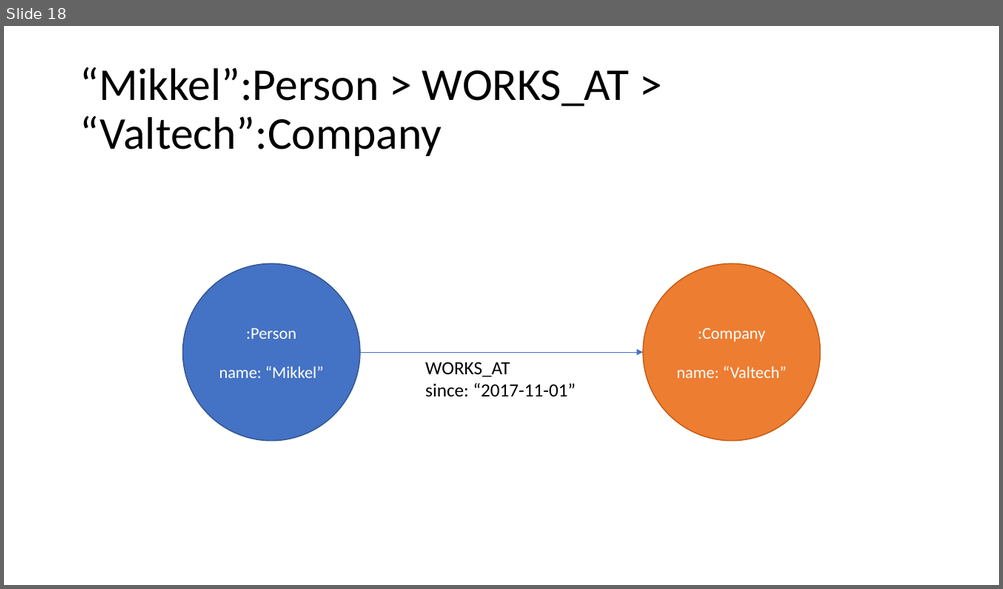
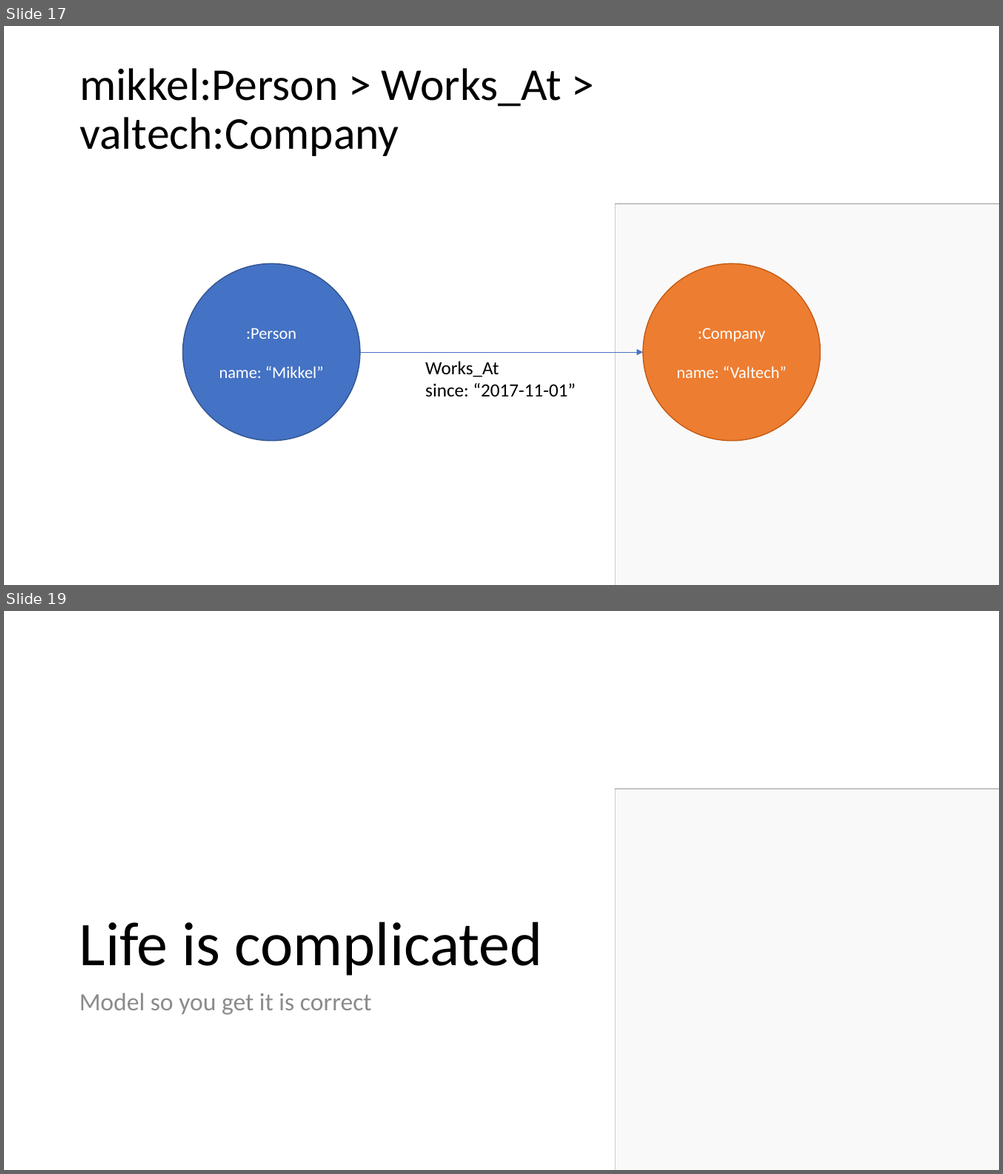
Before and after one commit to mikkelvalentinsorensen/MikValSor.GraphDBIntroTalk, a slide deck: Presentation.pptx. Shown one above the other, each under a label of ours: slide 18 before the commit, slides 17 and 19 after it; the slides between them are not shown. The pictures are 1003x589 and 1003x1174 pixels, drawn with LibreOffice and Linux fonts; fonts in the diff are those of the drawing; grey boxes stand for pictures. Boxes give left, top, right and bottom in pixels: in the first picture for what was removed or moved away, otherwise in the second. Text is boxed around its words. In the diff, an @@ line names an element or a change of style, - is before the commit and + after.

```diff
--- a/Presentation.pptx
+++ b/Presentation.pptx
@@ slide 19 added at (4, 611, 999, 1170), background #FFFFFF @@
@@ picture added at (615, 789, 999, 1170) @@
@@ rectangle added at (615, 789, 999, 1170), fill #FFFFFF at 89% opacity @@
@@ title added at (79, 922, 543, 976), 60 pt, text #000000 @@
+Life is complicated
@@ text added at (79, 993, 372, 1015), 24 pt, text #8C8C8C @@
+Model so you get it is correct
@@ what was slide 18 is now slide 17 @@
@@ slide 17 changed as well @@
@@ title at (79, 68, 561, 156): text changed @@
-“Mikkel”:Person > WORKS_AT > “Valtech”:Company
+mikkel:Person > Works_At > valtech:Company
@@ picture added at (615, 204, 999, 585) @@
@@ rectangle added at (615, 204, 999, 585), fill #FFFFFF at 89% opacity @@
@@ text at (425, 361, 498, 378): text changed @@
-WORKS_AT
+Works_At
```
Also in this commit, not shown: 22 other slides changed, 6 other slides added, 2 slides removed.
